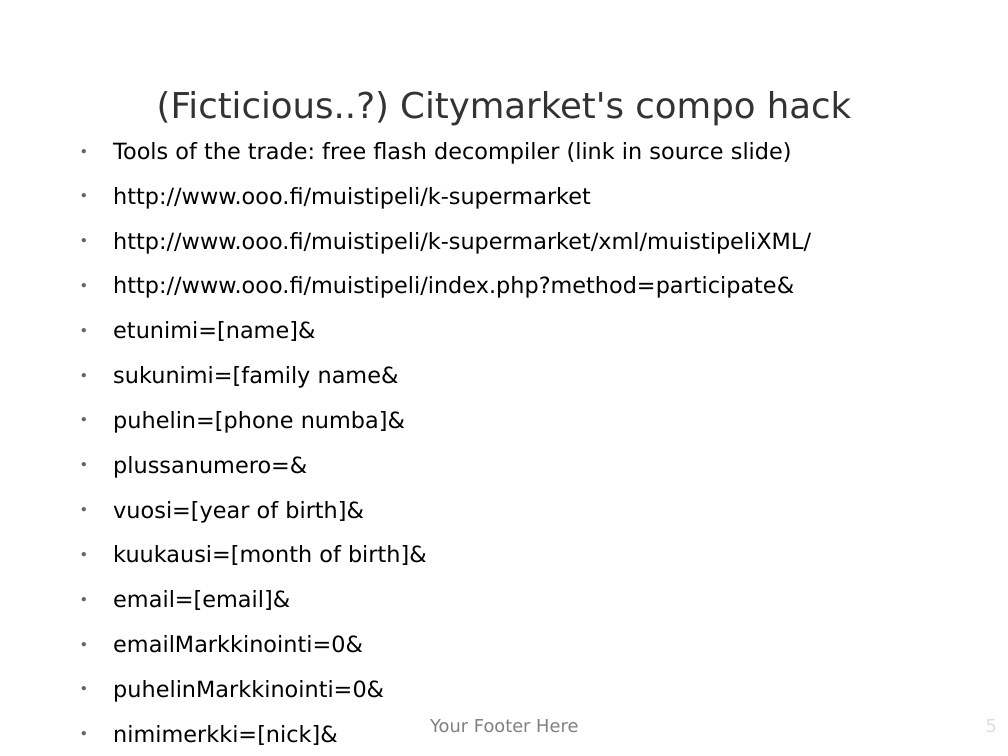
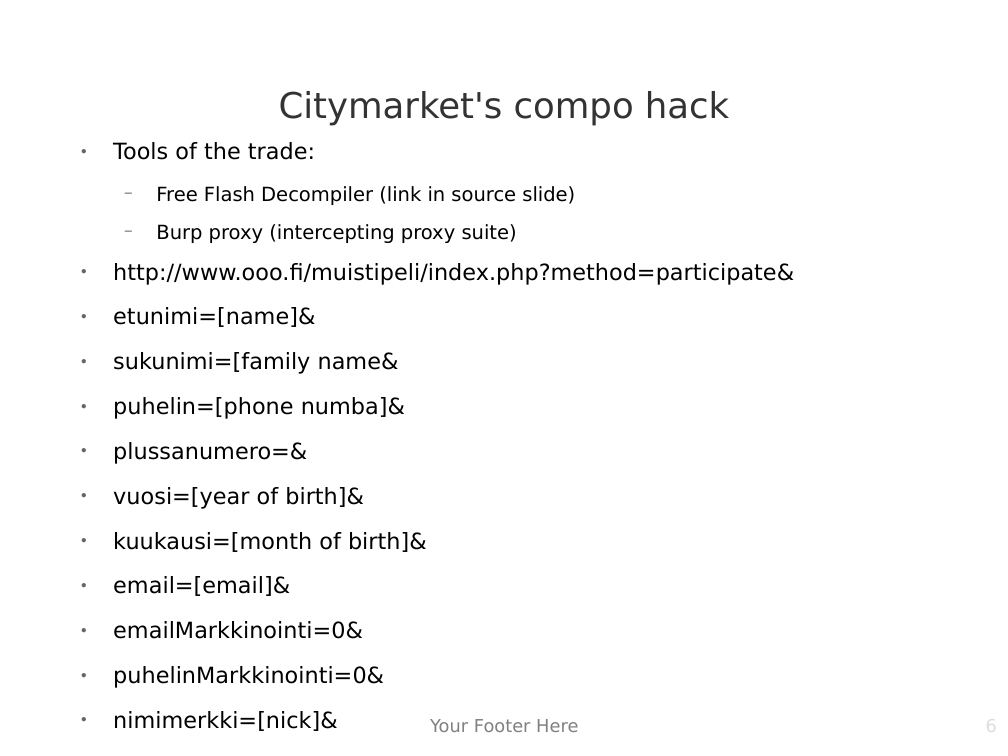
Before and after one commit to matiasw/disobey.fi-presentation, a slide deck: slide 6 of presis.odp (slide 5 before the commit). Drawn at 1008x756 pixels with LibreOffice and Linux fonts; fonts in the diff are those of the drawing; background and template pictures are left out. Boxes give left, top, right and bottom in pixels: in the first picture for what was removed or moved away, otherwise in the second. Text is boxed around its words. In the diff, an @@ line names an element or a change of style, - is before the commit and + after.

```diff
--- a/presis.odp
+++ b/presis.odp
@@ title at box(279, 91, 729, 126): text changed @@
-(Ficticious..?) Citymarket's compo hack
+Citymarket's compo hack
@@ text at box(113, 142, 575, 243): text changed; size 17.6 to 15.4 pt @@
-● Tools of the trade: free flash decompiler (link in source slide)
-● http://www.ooo.fi/muistipeli/k-supermarket
-● http://www.ooo.fi/muistipeli/k-supermarket/xml/muistipeliXML/
+● Tools of the trade:
+  − Free Flash Decompiler (link in source slide)
+  − Burp proxy (intercepting proxy suite)
@@ page number at box(763, 715, 998, 756): text changed @@
-5
+6
```
Also in this commit, not shown: 15 other slides changed, 1 slide removed.
